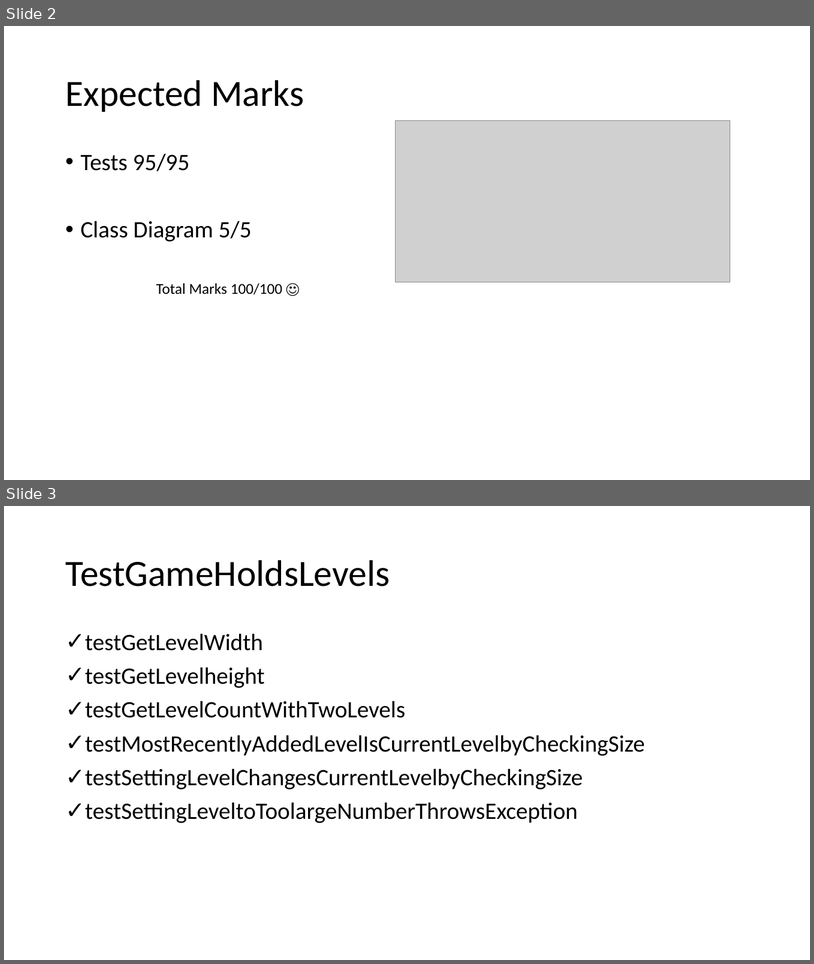
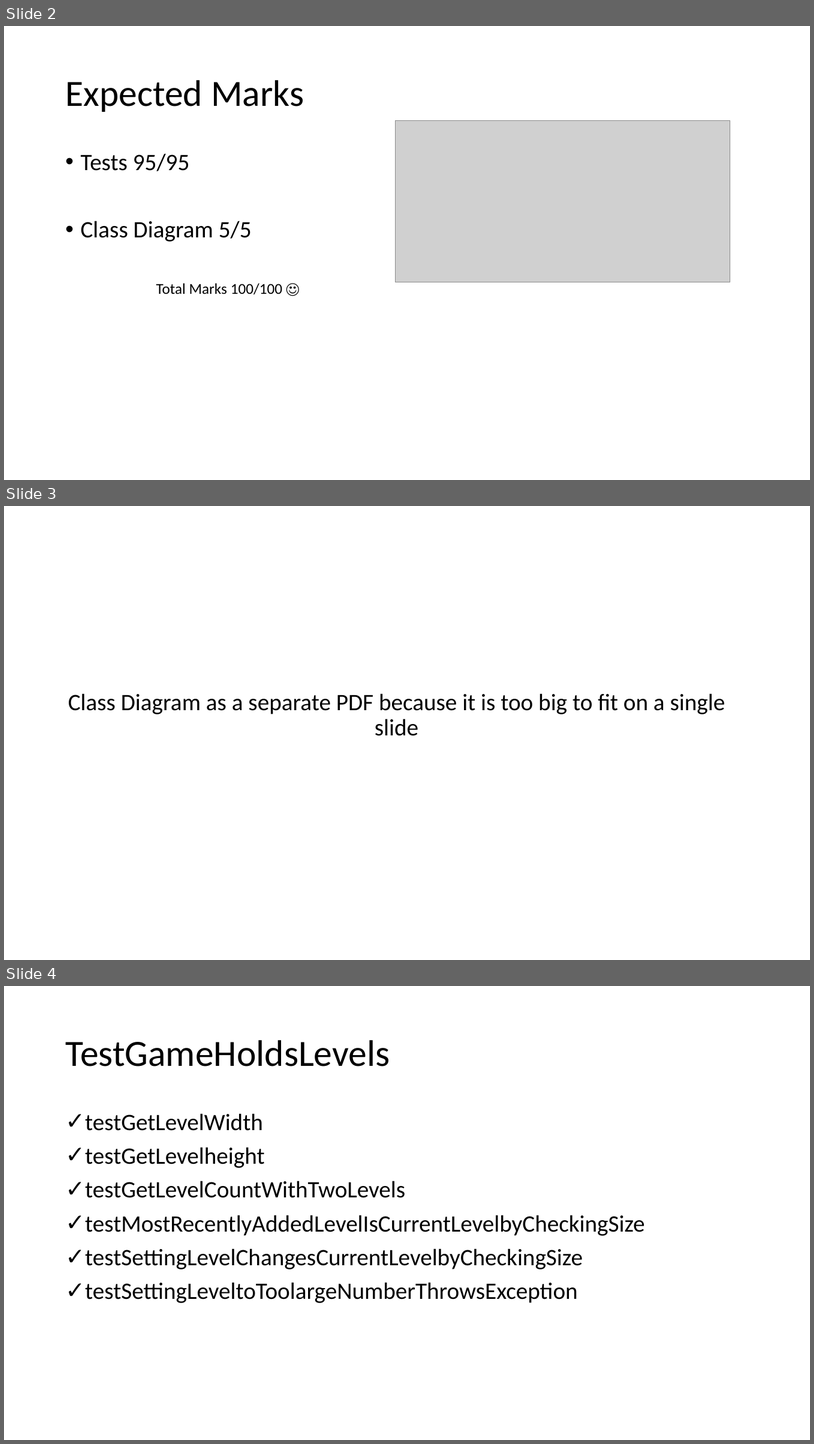
Before and after one commit to KeaganErasmus/BCDEJava, a slide deck: EyeBallMaze_Presentation.pptx. Shown one above the other, each under a label of ours: slides 2 and 3 before the commit, slides 2, 3 and 4 after it. The pictures are 814x964 and 814x1444 pixels, drawn with LibreOffice and Linux fonts; fonts in the diff are those of the drawing; grey boxes stand for pictures. Boxes give left, top, right and bottom in pixels: in the first picture for what was removed or moved away, otherwise in the second. Text is boxed around its words. In the diff, an @@ line names an element or a change of style, - is before the commit and + after.

```diff
--- a/EyeBallMaze_Presentation.pptx
+++ b/EyeBallMaze_Presentation.pptx
@@ slide 3 added at [4,506,810,960], background #FFFFFF @@
@@ text added at [68,693,726,736], 28 pt, text #000000 @@
+Class Diagram as a separate PDF because it is too big to fit on a single slide
@@ what was slide 3 is now slide 4 @@
```
Also in this commit, not shown: 3 other files.
